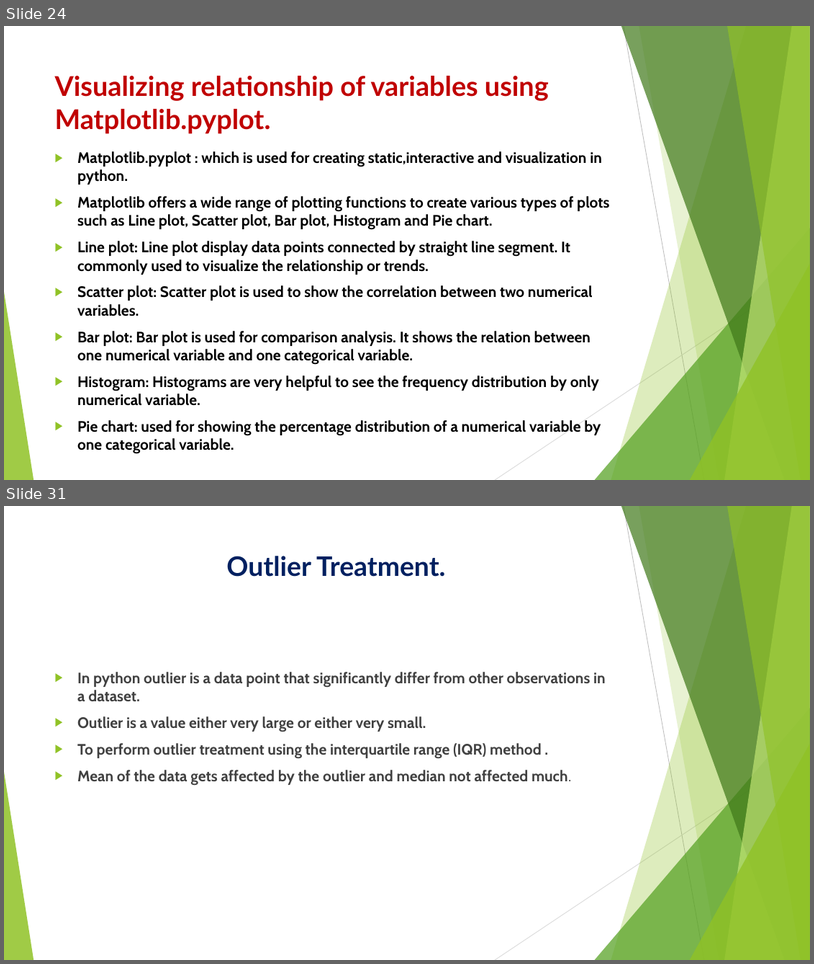
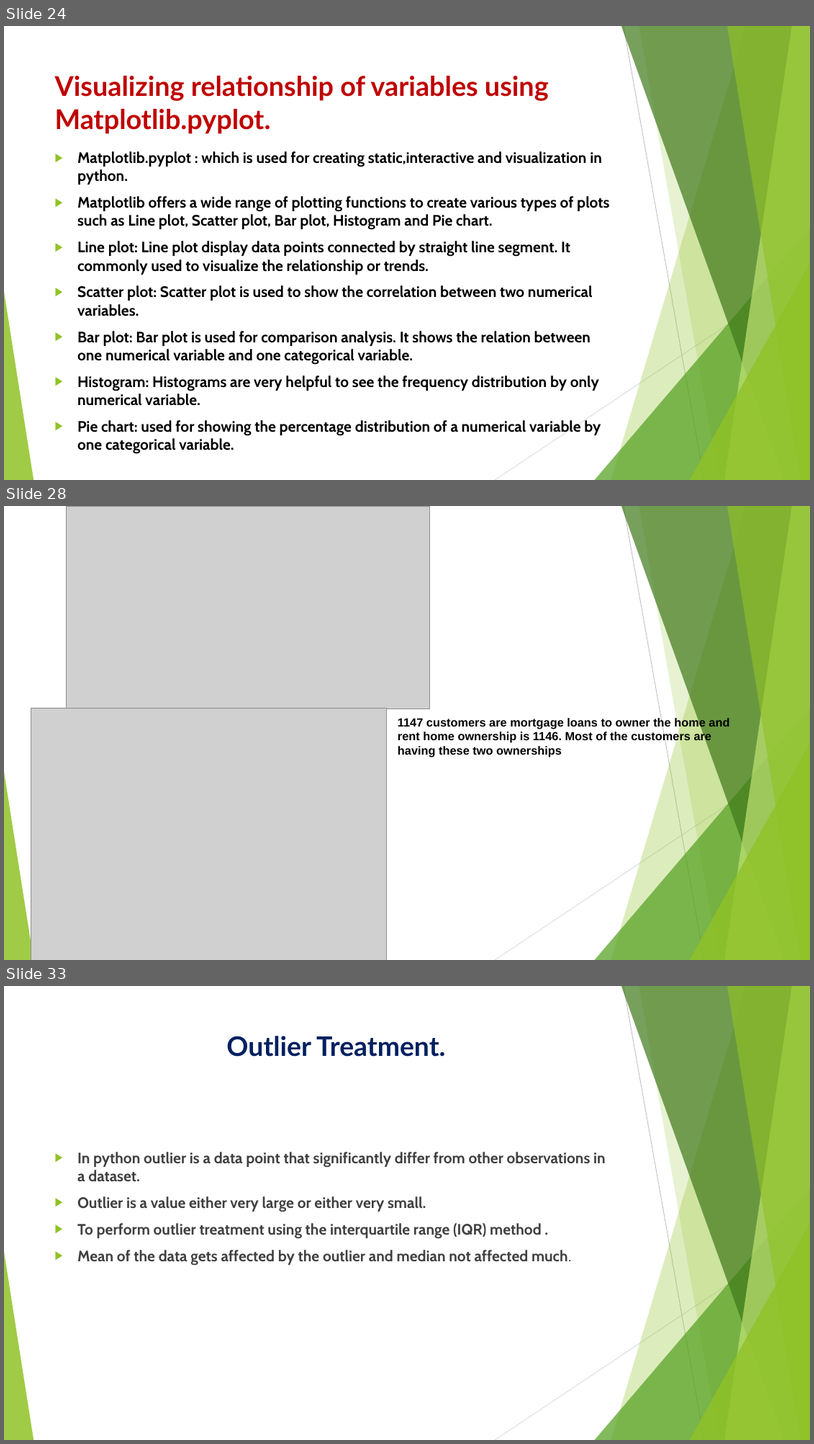
Before and after one commit to GayaGopan/Exploratory-Data-Analysis-on-a-Loans-data-of-a-Private-Financial-Firm., a slide deck: Exploratory Data Analysis on a Loans data of a Private Financial Firm.pptx. Shown one above the other, each under a label of ours: slides 24 and 31 before the commit, slides 24, 28 and 33 after it; the slides between them are not shown. The pictures are 814x964 and 814x1444 pixels, drawn with LibreOffice and Linux fonts; fonts in the diff are those of the drawing; grey boxes stand for pictures. Boxes give left, top, right and bottom in pixels: in the first picture for what was removed or moved away, otherwise in the second. Text is boxed around its words. In the diff, an @@ line names an element or a change of style, - is before the commit and + after.

```diff
--- a/Exploratory Data Analysis on a Loans data of a Private Financial Firm.pptx
+++ b/Exploratory Data Analysis on a Loans data of a Private Financial Firm.pptx
@@ slide 28 added at <box>4,506,810,960</box>, background #FFFFFF; not listed: 10 template elements that a slide beside it also shows @@
@@ picture added at <box>67,506,430,708</box> @@
@@ picture added at <box>31,708,387,960</box> @@
@@ text added at <box>398,716,730,757</box>, 14 pt, text #000000, bold @@
+1147 customers are mortgage loans to owner the home and rent home ownership is 1146. Most of the customers are having these two ownerships
@@ what was slide 31 is now slide 33 @@
```
Also in this commit, not shown: 3 slides changed, 4 other slides added, 3 slides removed.
